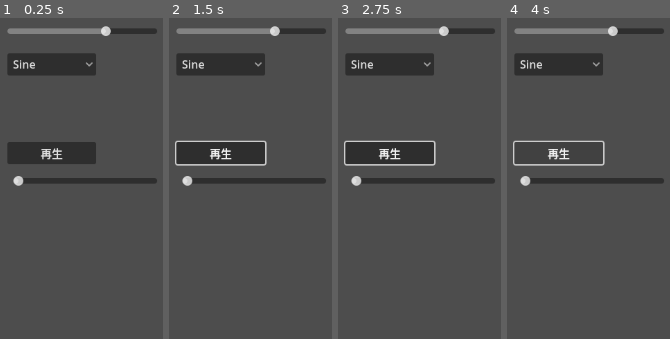
Above: before the commit, frames 1-4 (left to right).
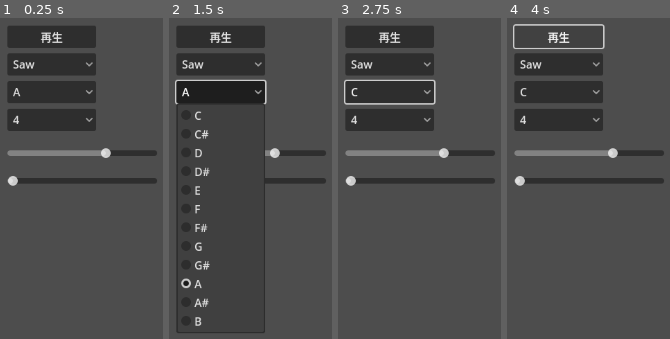
Above: after the commit, the same moments.

Repository: syun77/gd_audiogenerator
Game: Godot game, scene res://Main.tscn
Same seed, same stepped clock (60 frames per second), same inputs: the game is played once before the commit and once after it.
Inputs (mouse positions are in pixels of both pictures, inside the frame that each line leads up to):
- Up to frame 1 (0.25 s): no input
- Up to frame 2 (1.5 s): click "再生" at 0.5 s; click (221, 91) at 1.25 s, where only the run after the commit has a clickable "A"
- Up to frame 3 (2.75 s): click (390, 120) at 2 s, where only the run after the commit has a clickable "4"
- Up to frame 4 (4 s): click (559, 91) at 2.75 s, where only the run after the commit has a clickable "C"; click "再生" at 3.5 s

The runs differ from the first frame. In frame 1, 16% of the frame differs, in the area x 4-97%, y 2-53%; in frame 2, 14%; in frame 3, 18%, in the area x 3-97%, y 2-53%; in frame 4, 13%.

Commit message:
ピッチを指定できるようにした

Diff:
--- a/gd_audiogenerator/Main.gd
+++ b/gd_audiogenerator/Main.gd
@@ -8,6 +8,7 @@
 	Saw,
 	WhiteNoise,
 }
+const SEMITONE = ["C", "C#", "D", "D#", "E", "F", "F#", "G", "G#", "A", "A#", "B"]
 
 @onready var player: AudioStreamPlayer2D = $AudioStreamPlayer2D
 # ゲイン
@@ -16,9 +17,10 @@
 @onready var slider_time = $HSliderTime
 # 波形.
 @onready var list_oscillator = $OscillatorList
-
-# ピッチ.
-@export var freq_hz: float = 440.0
+# オクターブ
+@onready var list_octave = $OctaveList
+# 半音階
+@onready var list_semitone = $SemitoneList
 # ビットレート.
 @export var mix_rate_fallback: int = 44100
 
@@ -34,6 +36,13 @@
 
 	for k in eWave.keys():
 		list_oscillator.add_item(k)
+	for v in SEMITONE:
+		list_semitone.add_item(v)
+	for i in range(1, 7):
+		list_octave.add_item("%d"%i)
+	list_oscillator.select(3) # Saw
+	list_semitone.select(9) # A
+	list_octave.select(3) # 4
 
 # 再生実行.
 func _on_button_play_pressed() -> void:
@@ -57,6 +66,11 @@
 	# 「空き容量」ぶんだけ一気に生成して詰める
 	var mix_rate: int = int(_gen.mix_rate)
 	var frames_to_fill: int = _pb.get_frames_available()
+	var octave = list_octave.selected + 1
+	var note = list_semitone.selected
+	var semitone = note + (octave - 4) * 12
+	# A4 = 440Hz を基準に計算
+	var freq_hz = 440.0 * pow(2.0, (semitone - 9) / 12.0)
 	var step: float = TAU * freq_hz / float(mix_rate)
 
 	for i in range(frames_to_fill):
--- a/gd_audiogenerator/Main.tscn
+++ b/gd_audiogenerator/Main.tscn
@@ -11,13 +11,13 @@
 
 [node name="ButtonPlay" type="Button" parent="."]
 offset_left = 64.0
-offset_top = 192.0
+offset_top = 24.0
 offset_right = 192.0
-offset_bottom = 223.0
+offset_bottom = 55.0
 text = "再生"
 
 [node name="HSliderTime" type="HSlider" parent="."]
-offset_left = 72.0
+offset_left = 64.0
 offset_top = 240.0
 offset_right = 280.0
 offset_bottom = 256.0
@@ -34,11 +34,23 @@
 
 [node name="HSliderGain" type="HSlider" parent="."]
 offset_left = 64.0
-offset_top = 24.0
+offset_top = 200.0
 offset_right = 280.0
-offset_bottom = 40.0
+offset_bottom = 216.0
 max_value = 1.0
 step = 0.01
 value = 0.67
 
+[node name="SemitoneList" type="OptionButton" parent="."]
+offset_left = 64.0
+offset_top = 104.0
+offset_right = 192.0
+offset_bottom = 136.0
+
+[node name="OctaveList" type="OptionButton" parent="."]
+offset_left = 64.0
+offset_top = 144.0
+offset_right = 192.0
+offset_bottom = 176.0
+
 [connection signal="pressed" from="ButtonPlay" to="." method="_on_button_play_pressed"]
--- a/gd_audiogenerator/project.godot
+++ b/gd_audiogenerator/project.godot
@@ -18,3 +18,4 @@
 [display]
 
 window/size/always_on_top=true
+window/dpi/allow_hidpi=false
